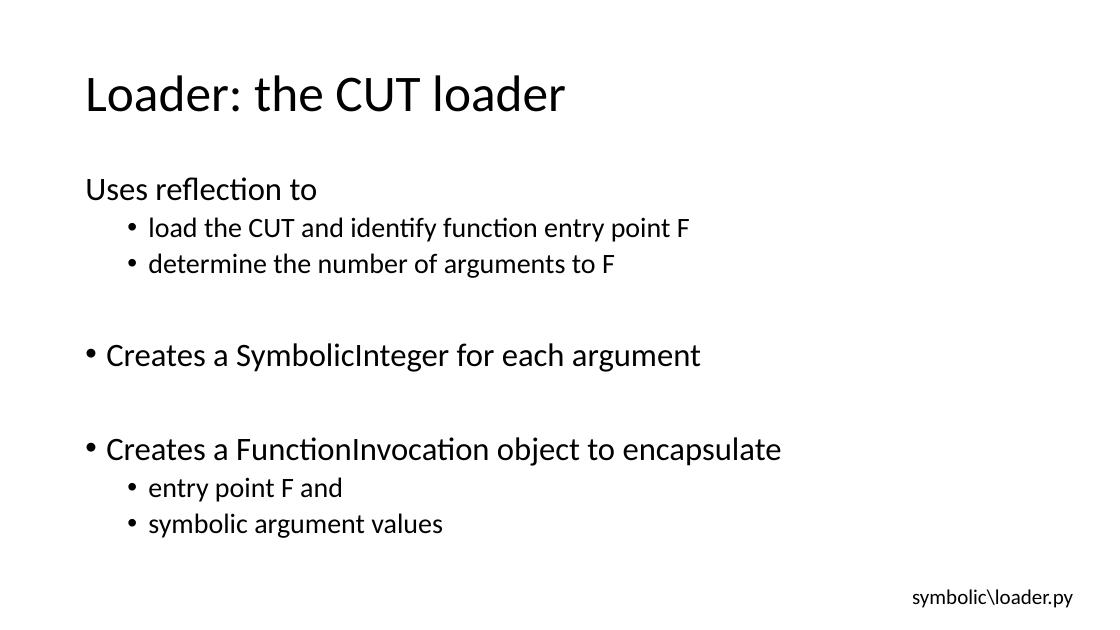
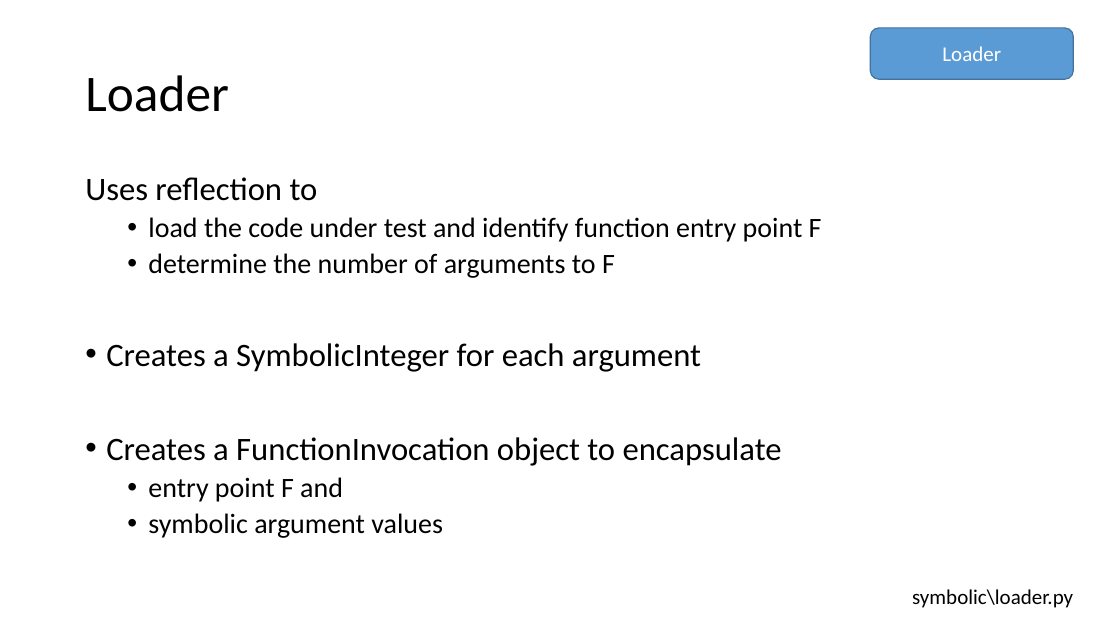
Before and after one commit to thomasjball/PyExZ3, a slide deck: slide 10 of marktoberdorf_slides/Marktoberdorf2014_2.pptx (slide 6 before the commit). Drawn at 1120x630 pixels with LibreOffice and Linux fonts; fonts in the diff are those of the drawing. Boxes give left, top, right and bottom in pixels: in the first picture for what was removed or moved away, otherwise in the second. Text is boxed around its words. In the diff, an @@ line names an element or a change of style, - is before the commit and + after.

```diff
--- a/marktoberdorf_slides/Marktoberdorf2014_2.pptx
+++ b/marktoberdorf_slides/Marktoberdorf2014_2.pptx
@@ rounded rectangle added at (870,28,1074,79), fill #5B9BD5, outline #43739E 1 pt, 18 pt, text #FFFFFF @@
+Loader
@@ title at (85,75,229,112): text changed @@
-Loader: the CUT loader
+Loader
@@ text at (148,217,822,242): text changed @@
-  • load the CUT and identify function entry point F
+  • load the code under test and identify function entry point F
```
Also in this commit, not shown: 12 other slides changed, 10 slides added, 1 slide removed, 8 other files.
